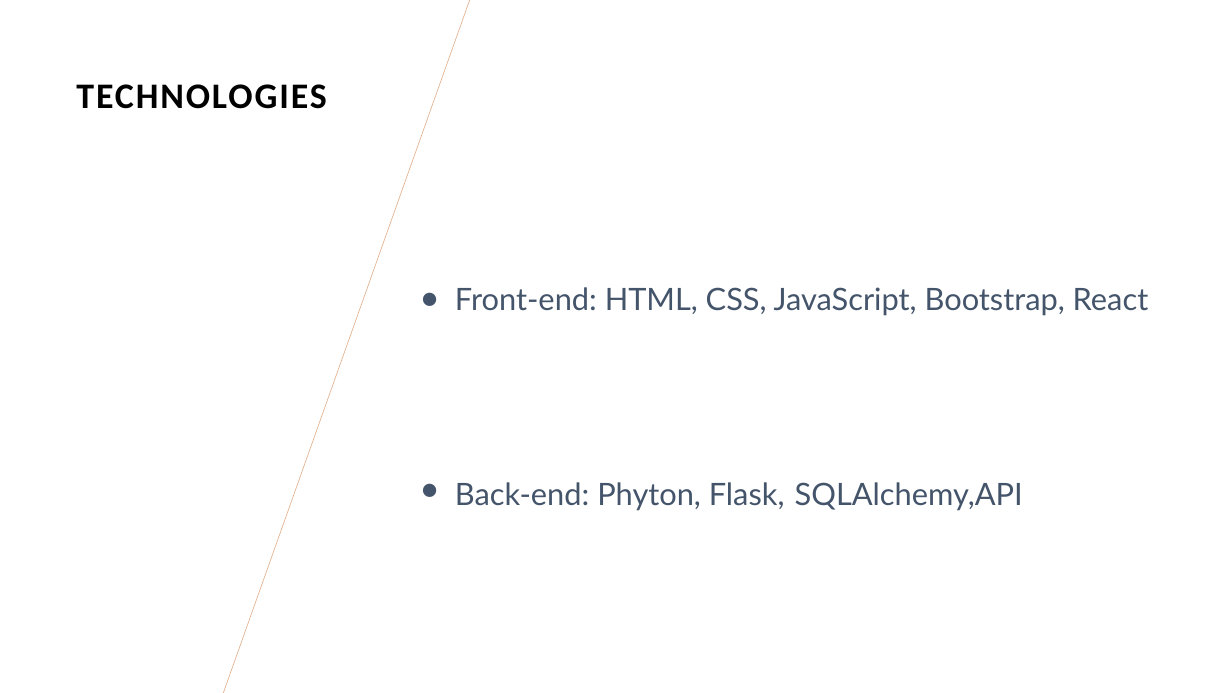
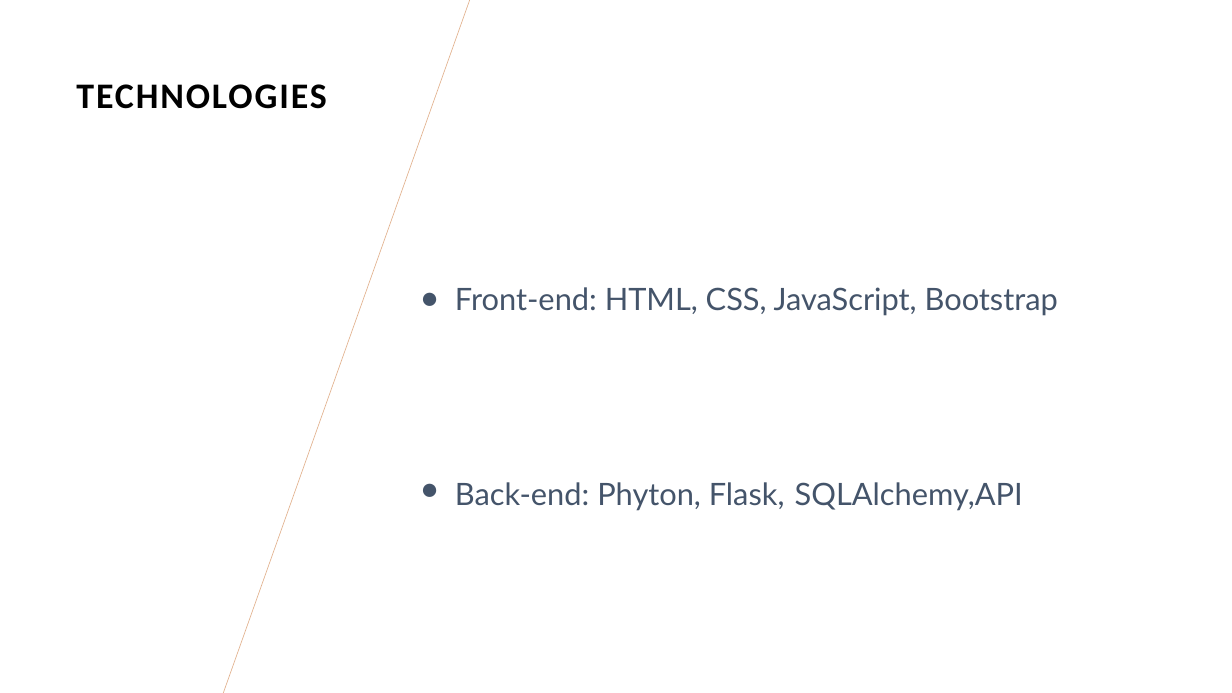
Before and after one commit to achrafkassimi/Portfolio_LocationTVM_Pitch, a slide deck: slide 4 of doc/Location TVM.pptx. Drawn at 1232x693 pixels with LibreOffice and Linux fonts; fonts in the diff are those of the drawing; background and template pictures are left out. Boxes give left, top, right and bottom in pixels: in the first picture for what was removed or moved away, otherwise in the second. Text is boxed around its words. In the diff, an @@ line names an element or a change of style, - is before the commit and + after.

```diff
--- a/doc/Location TVM.pptx
+++ b/doc/Location TVM.pptx
@@ text at <box>455,287,1058,316</box>: text changed @@
-● Front-end: HTML, CSS, JavaScript, Bootstrap, React
+● Front-end: HTML, CSS, JavaScript, Bootstrap
```
Also in this commit, not shown: 2 other slides changed.
